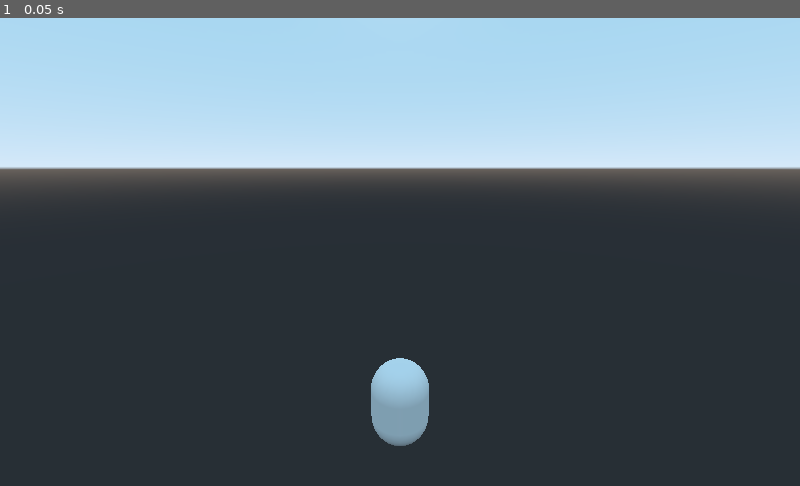
Above: before the commit, frame 1.
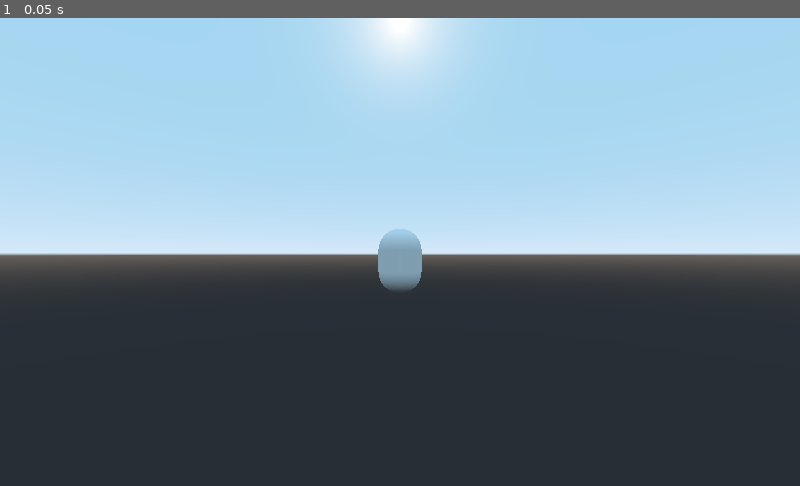
Above: after the commit, the same moment.

Repository: zilazod/don-fluffols
Game: Godot game, scene res://player.tscn
Two runs of this game, one before a commit and one after it. Both use one fixed random seed, a clock stepped at 60 frames per second and the inputs below. The project has no main scene, so this scene is started directly.
Inputs:
- Up to frame 1 (0.05 s): no input

The runs differ from the first frame. In frame 1, 31% of the frame differs, in the area x 0-100%, y 0-92%.

Commit message:
world and player
made start to world and started code for player

Diff:
--- a/player.gd
+++ b/player.gd
@@ -1 +1,17 @@
 extends KinematicBody
+
+
+const move_speed = 5
+var y_velo = 0
+
+
+
+
+func _physics_process(delta):
+	var move_dir = 0
+	if Input.is_action_pressed("move_right"):
+		move_dir += 1
+	if Input.is_action_pressed("move_left"):
+		move_dir -= 1
+
+	move_and_slide(Vector3(move_dir * move_speed, y_velo, 0), Vector3(0,1,0))
--- a/player.tscn
+++ b/player.tscn
@@ -14,14 +14,11 @@
 transform = Transform( 1, 0, 0, 0, -4.37114e-08, -1, 0, 1, -4.37114e-08, 0, 0, 0 )
 shape = SubResource( 1 )
 
-[node name="Spatial" type="Spatial" parent="."]
-transform = Transform( 1, 0, 0, 0, -4.37114e-08, -1, 0, 1, -4.37114e-08, 0, 0, 0 )
-
-[node name="Camera" type="Camera" parent="Spatial"]
-transform = Transform( 1, 0, 0, 0, -0.243734, 0.969842, 0, -0.969842, -0.243734, 0, 5, -3.92826 )
+[node name="Camera" type="Camera" parent="."]
+transform = Transform( 1, 0, 0, 0, 0.999979, -0.00654444, 0, 0.00654444, 0.999979, 0, 0.153748, 7.76252 )
 current = true
 
-[node name="MeshInstance" type="MeshInstance" parent="Spatial"]
-transform = Transform( 0.5, 0, 0, 0, 0.499983, -0.00409271, 0, 0.00409271, 0.499983, 0, 0, 0 )
+[node name="MeshInstance" type="MeshInstance" parent="."]
+transform = Transform( 0.5, 0, 0, 0, -0.00409273, -0.499983, 0, 0.499983, -0.00409273, 0, 0, 0 )
 mesh = SubResource( 2 )
 material/0 = null
--- a/project.godot
+++ b/project.godot
@@ -10,7 +10,6 @@
 
 _global_script_classes=[  ]
 _global_script_class_icons={
-
 }
 
 [application]
@@ -18,6 +17,24 @@
 config/name="don-fluffols"
 config/icon="res://icon.png"
 
+[input]
+
+move_right={
+"deadzone": 0.5,
+"events": [ Object(InputEventKey,"resource_local_to_scene":false,"resource_name":"","device":0,"alt":false,"shift":false,"control":false,"meta":false,"command":false,"pressed":false,"scancode":68,"unicode":0,"echo":false,"script":null)
+ ]
+}
+move_left={
+"deadzone": 0.5,
+"events": [ Object(InputEventKey,"resource_local_to_scene":false,"resource_name":"","device":0,"alt":false,"shift":false,"control":false,"meta":false,"command":false,"pressed":false,"scancode":65,"unicode":0,"echo":false,"script":null)
+ ]
+}
+jump={
+"deadzone": 0.5,
+"events": [ Object(InputEventKey,"resource_local_to_scene":false,"resource_name":"","device":0,"alt":false,"shift":false,"control":false,"meta":false,"command":false,"pressed":false,"scancode":32,"unicode":0,"echo":false,"script":null)
+ ]
+}
+
 [rendering]
 
 environment/default_environment="res://default_env.tres"
--- /dev/null
+++ b/world.tscn
@@ -0,0 +1,19 @@
+[gd_scene load_steps=2 format=2]
+
+[ext_resource path="res://block.meshlib" type="MeshLibrary" id=1]
+
+[node name="world" type="Spatial"]
+
+[node name="GridMap" type="GridMap" parent="."]
+mesh_library = ExtResource( 1 )
+cell_size = Vector3( 1, 1, 1 )
+cell_center_z = false
+data = {
+"cells": PoolIntArray( 65530, 0, 0, 131060, 0, 0, 131061, 0, 0, 131062, 0, 0, 131063, 0, 0, 131064, 0, 0, 131065, 0, 0, 131066, 0, 0, -65536, 0, 0, -65535, 0, 0, -65534, 0, 0, -65533, 0, 0, -65532, 0, 0, -65531, 0, 0, -65530, 0, 0, -65529, 0, 0, -6, 0, 0, -5, 0, 0, -4, 0, 0, -3, 0, 0, -2, 0, 0, -1, 0, 0 )
+}
+__meta__ = {
+"_editor_clip_": 0
+}
+
+[node name="DirectionalLight" type="DirectionalLight" parent="."]
+transform = Transform( 0.371462, 0.362684, -0.854679, 0.644004, 0.562443, 0.518572, 0.668786, -0.743046, -0.0246432, -7.54654, 1.49981, 11.7173 )
Not shown, added: block.meshlib
